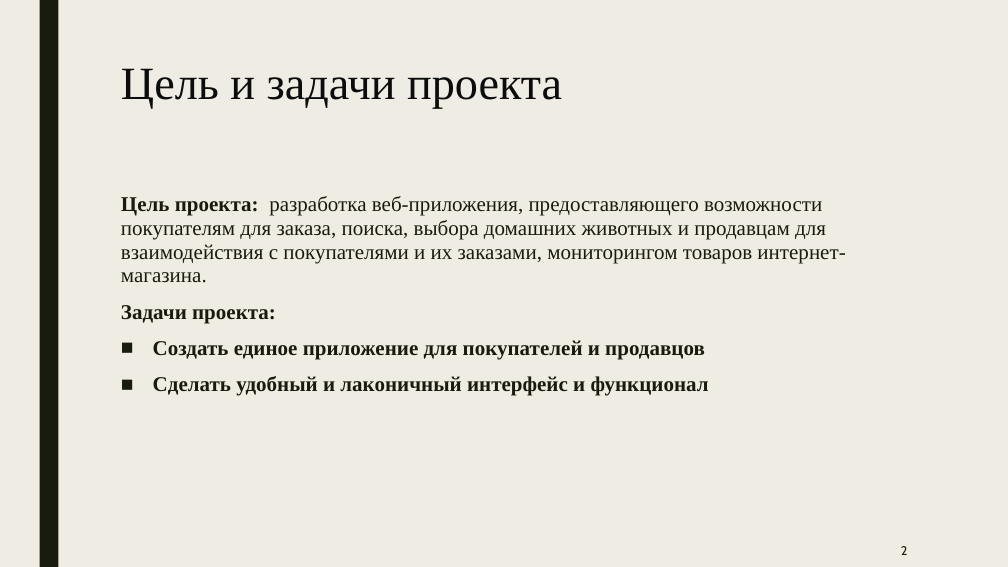
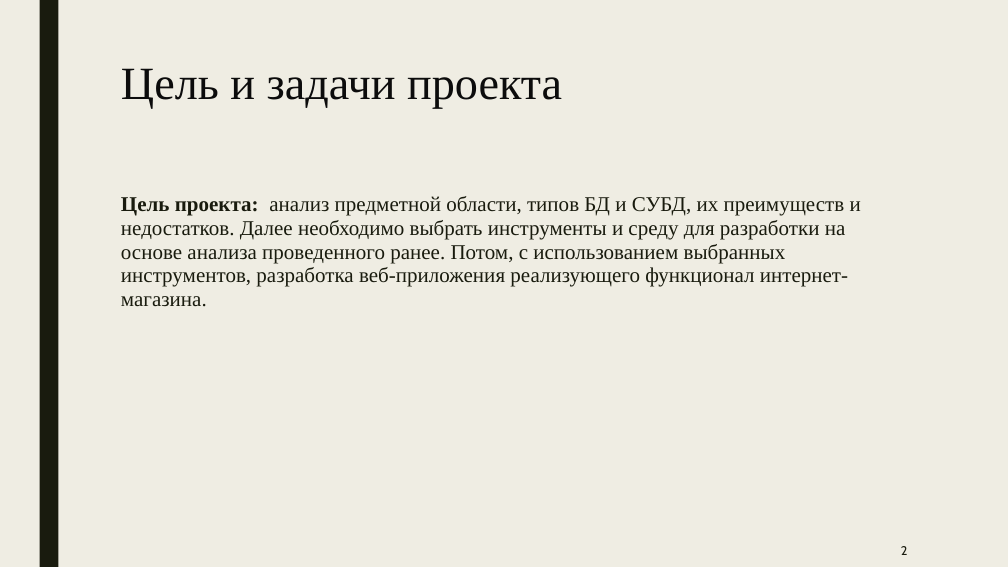
Before and after one commit to Danon12n/Danon12n, a slide deck: slide 2 of otchet LaTeX/финалочка/Prezentacia_Nechitaylo_IU7-66B (1).pptx. Drawn at 1008x567 pixels with LibreOffice and Linux fonts; fonts in the diff are those of the drawing. Boxes give left, top, right and bottom in pixels: in the first picture for what was removed or moved away, otherwise in the second. Text is boxed around its words. In the diff, an @@ line names an element or a change of style, - is before the commit and + after.

```diff
--- a/otchet LaTeX/финалочка/Prezentacia_Nechitaylo_IU7-66B (1).pptx
+++ b/otchet LaTeX/финалочка/Prezentacia_Nechitaylo_IU7-66B (1).pptx
@@ text at <box>121,196,861,307</box>: text changed @@
-Цель проекта: разработка веб-приложения, предоставляющего возможности покупателям для заказа, поиска, выбора домашних животных и продавцам для взаимодействия с покупателями и их заказами, мониторингом товаров интернет-магазина.
-Задачи проекта:
-■ Создать единое приложение для покупателей и продавцов
-■ Сделать удобный и лаконичный интерфейс и функционал
+Цель проекта: анализ предметной области, типов БД и СУБД, их преимуществ и недостатков. Далее необходимо выбрать инструменты и среду для разработки на основе анализа проведенного ранее. Потом, с использованием выбранных инструментов, разработка веб-приложения реализующего функционал интернет-магазина.
```
Also in this commit, not shown: 3 other slides changed, 1 other file.
